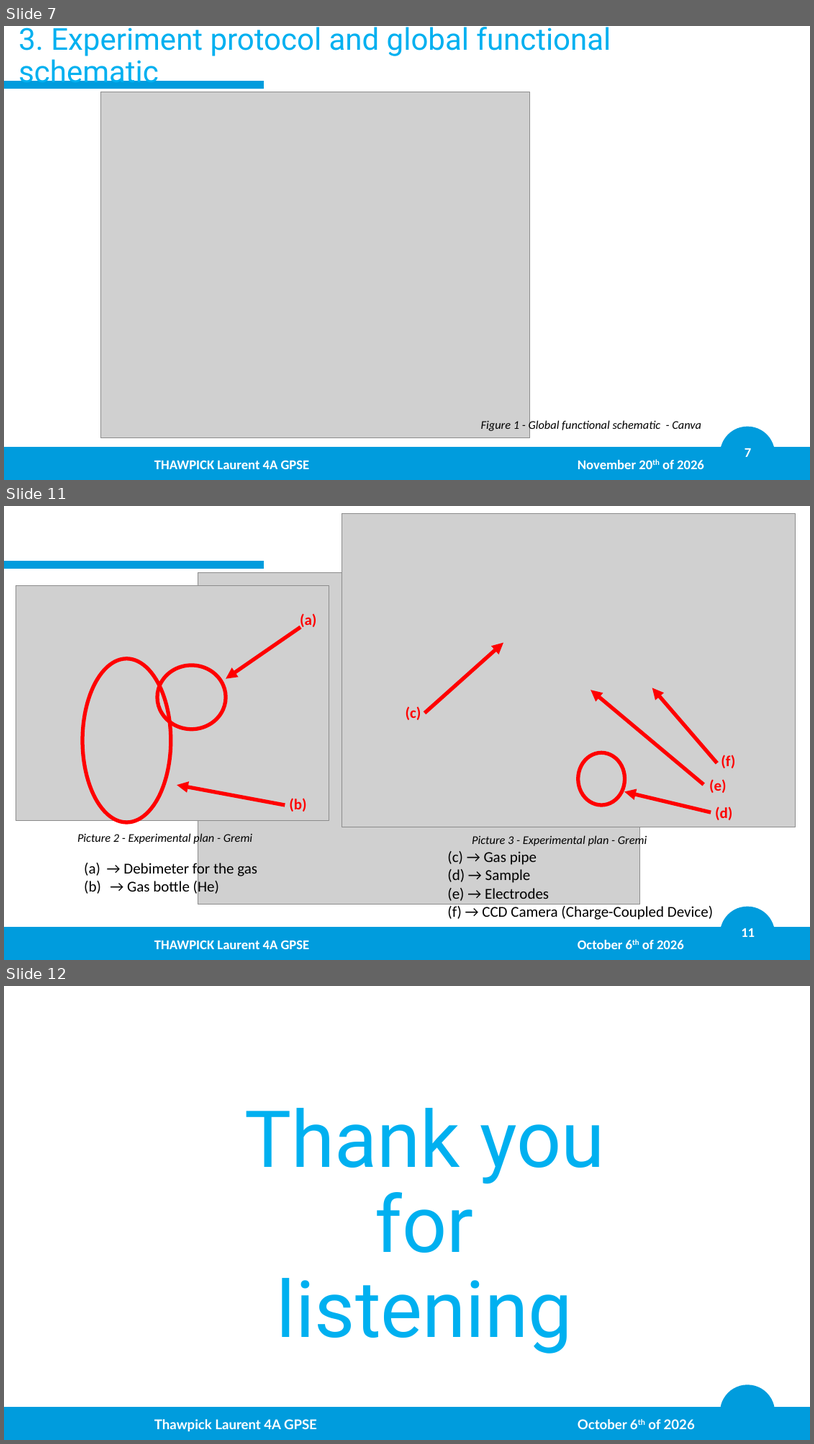
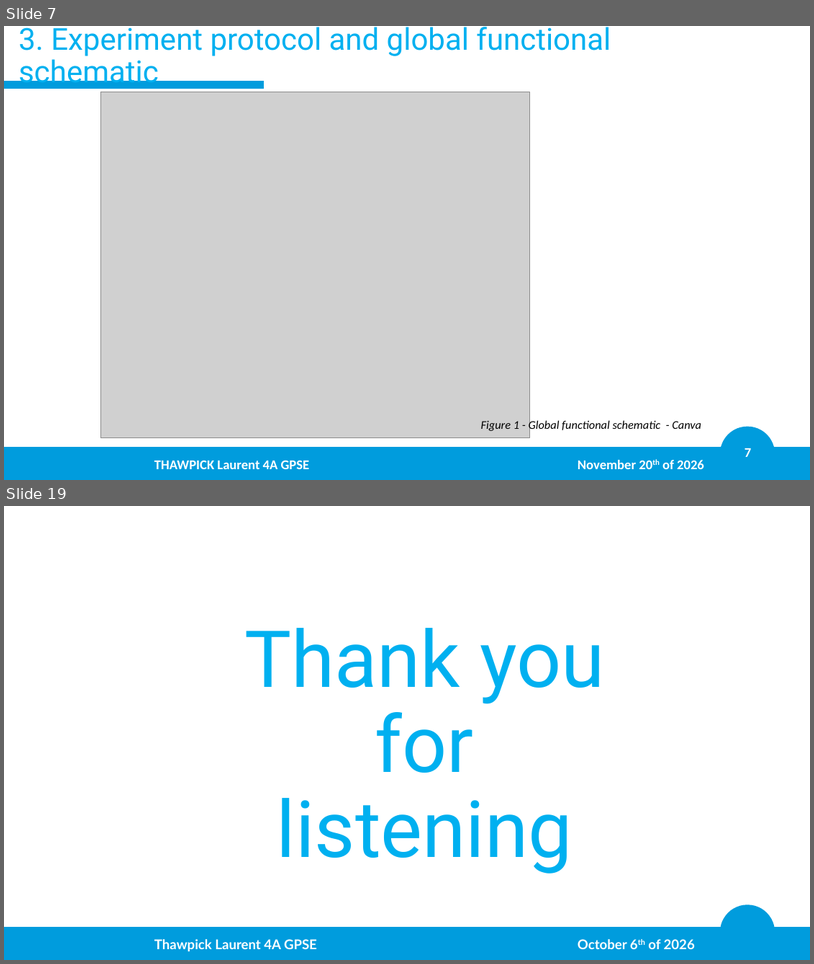
Before and after one commit to LaurentThaw/plasma-tubing, a slide deck: PDR for 20.11.26/PDR.pptx. Shown one above the other, each under a label of ours: slides 7, 11 and 12 before the commit, slides 7 and 19 after it; the slides between them are not shown. The pictures are 814x1444 and 814x964 pixels, drawn with LibreOffice and Linux fonts; fonts in the diff are those of the drawing; grey boxes stand for pictures; background and template pictures are left out. Boxes give left, top, right and bottom in pixels: in the first picture for what was removed or moved away, otherwise in the second. Text is boxed around its words. In the diff, an @@ line names an element or a change of style, - is before the commit and + after.

```diff
--- a/PDR for 20.11.26/PDR.pptx
+++ b/PDR for 20.11.26/PDR.pptx
@@ slide 11 removed at (4, 506, 810, 960), background #FFFFFF; not listed: 4 template elements that a slide beside it also shows @@
@@ picture removed at (342, 513, 795, 826) @@
@@ picture removed at (16, 585, 329, 820) @@
@@ picture removed at (198, 572, 640, 904) @@
@@ text removed at (300, 613, 316, 629) @@
-(a)
@@ arrow removed from (301, 627) to (226, 678) @@
@@ arrow removed from (425, 713) to (504, 643) @@
@@ ellipse removed at (82, 659, 171, 822) @@
@@ ellipse removed at (157, 665, 226, 729) @@
@@ arrow removed from (704, 784) to (592, 690) @@
@@ arrow removed from (718, 763) to (653, 687) @@
@@ text removed at (406, 706, 422, 720) @@
-(c)
@@ ellipse removed at (579, 753, 625, 806) @@
@@ text removed at (721, 754, 736, 768) @@
-(f)
@@ arrow removed from (286, 805) to (177, 785) @@
@@ text removed at (710, 779, 727, 793) @@
-(e)
@@ text removed at (289, 798, 306, 811) @@
-(b)
@@ arrow removed from (711, 812) to (625, 792) @@
@@ text removed at (715, 806, 733, 820) @@
-(d)
@@ text removed at (77, 832, 252, 845) @@
-Picture 2 - Experimental plan - Gremi
@@ text removed at (448, 851, 713, 919) @@
-(c) → Gas pipe
-(d) → Sample
-(e) → Electrodes
-(f) → CCD Camera (Charge-Coupled Device)
@@ text removed at (472, 834, 647, 847) @@
-Picture 3 - Experimental plan - Gremi
@@ text removed at (124, 860, 257, 896) @@
-(a) → Debimeter for the gas
-(b) → Gas bottle (He)
@@ text removed at (154, 939, 684, 949) @@
-THAWPICK Laurent 4A GPSE October 6th of 2026
@@ what was slide 12 is now slide 19 @@
```
Also in this commit, not shown: 3 slides changed, 9 slides added, 1 other slide removed, 3 other files.
